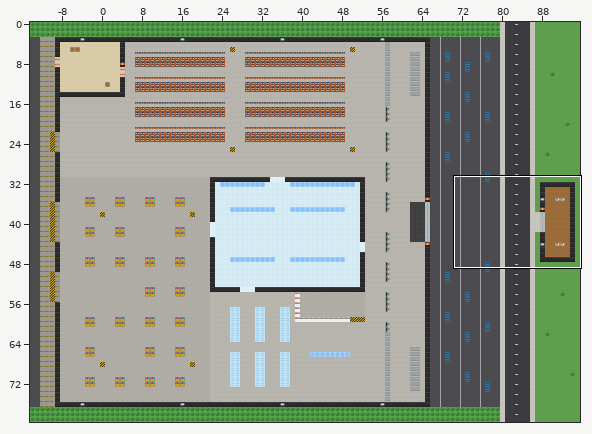
A Tiled map (JSON) gets an edit: maps/kespro.tmj. Above, an overview of the earlier version with the close-up marked.
Close-up. First the earlier version:
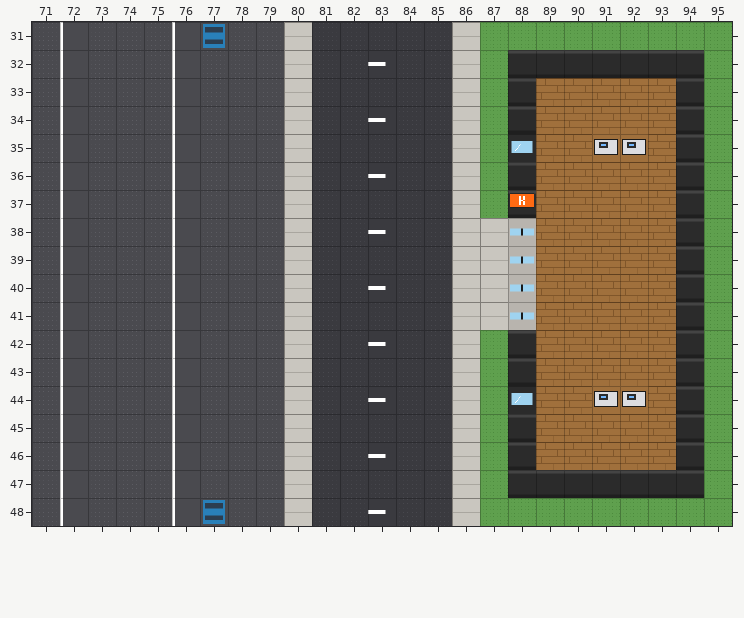
Cells are 32x32 px. Shown: x 71..95, y 31..48. The commit also changed other parts of the map, which this record leaves out. The old version is drawn lined up with the new one.
Once edited:
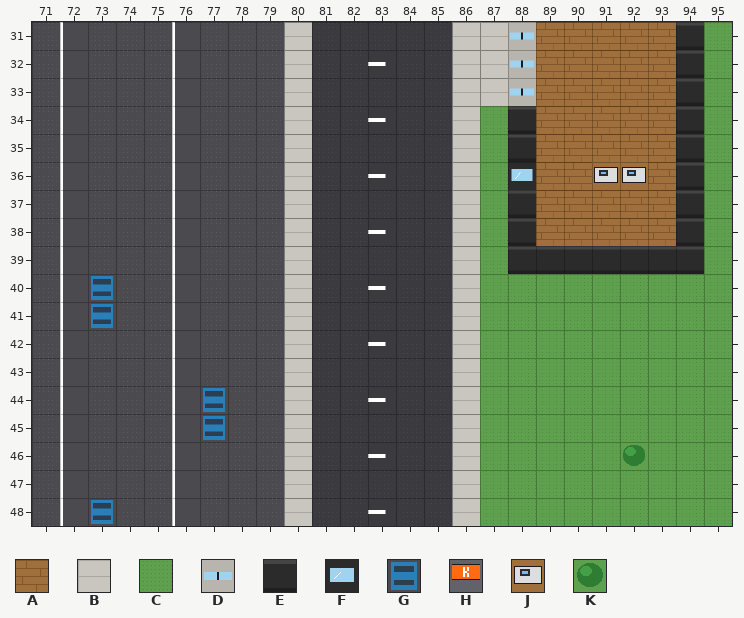
Key: from "kespro_tiles": A 4 "floor_office", B 7 "sidewalk", C 11 "grass", D 14 "door", E 16 "wall", F 17 "wall_window", G 26 "car", H 28 "sign", J 30 "office_desk", K 31 "tree".
_ is an empty cell, # one hidden under a higher layer.
Diff:
{"change": "map size 120x80 -> 96x64 cells (old content now starts at -24,0; both pictures use the new coordinates)"}
{"where": "layer \"ground\""}
{"y":31,"x":87,"old":"CCCCCCC","new":"BDAAAAA"}
{"y":32,"x":87,"old":"C######","new":"BDAAAAA"}
{"y":33,"x":87,"old":"C#","new":"BD"}
{"y":38,"x":87,"old":"BD","new":"C#"}
{"y":39,"x":87,"old":"BDAAAAA","new":"C######"}
{"y":40,"x":87,"old":"BDAAAAA","new":"CCCCCCC"}
{"y":41,"x":87,"old":"BDAAAAA","new":"CCCCCCC"}
{"y":42,"x":89,"old":"AAAAA","new":"CCCCC"}
{"y":43,"x":89,"old":"AAAAA","new":"CCCCC"}
{"y":44,"x":89,"old":"AA##A","new":"CCCCC"}
{"y":45,"x":89,"old":"AAAAA","new":"CCCCC"}
{"y":46,"x":89,"old":"AAAAA","new":"CCC#C"}
{"where": "layer \"walls\""}
{"y":31,"x":77,"old":"G","new":"_"}
{"y":31,"x":94,"old":"_","new":"E"}
{"y":32,"x":88,"old":"EEEEEE","new":"______"}
{"y":33,"x":88,"old":"E","new":"_"}
{"y":35,"x":88,"old":"F","new":"E"}
{"y":35,"x":91,"old":"JJ","new":"__"}
{"y":36,"x":88,"old":"E","new":"F"}
{"y":36,"x":91,"old":"__","new":"JJ"}
{"y":38,"x":88,"old":"_","new":"E"}
{"y":39,"x":88,"old":"______","new":"EEEEEE"}
{"y":40,"x":73,"old":"_","new":"G"}
{"y":40,"x":94,"old":"E","new":"_"}
{"y":41,"x":73,"old":"_","new":"G"}
{"y":41,"x":94,"old":"E","new":"_"}
{"y":42,"x":88,"old":"E","new":"_"}
{"y":42,"x":94,"old":"E","new":"_"}
{"y":43,"x":88,"old":"E","new":"_"}
{"y":43,"x":94,"old":"E","new":"_"}
{"y":44,"x":77,"old":"_","new":"G"}
{"y":44,"x":88,"old":"F","new":"_"}
{"y":44,"x":91,"old":"JJ","new":"__"}
{"y":44,"x":94,"old":"E","new":"_"}
{"y":45,"x":77,"old":"_","new":"G"}
{"y":45,"x":88,"old":"E","new":"_"}
{"y":45,"x":94,"old":"E","new":"_"}
{"y":46,"x":88,"old":"E","new":"_"}
{"y":46,"x":92,"old":"_","new":"K"}
{"y":46,"x":94,"old":"E","new":"_"}
{"y":47,"x":88,"old":"EEEEEEE","new":"_______"}
{"y":48,"x":73,"old":"_","new":"G"}
{"y":48,"x":77,"old":"G","new":"_"}
{"where": "layer \"above\""}
{"y":37,"x":88,"old":"H","new":"_"}
{"label":"removed","picture_box":[203,23,225,50]}
{"label":"changed","picture_box":[480,22,704,106]}
{"label":"changed","picture_box":[480,134,704,498]}
{"label":"added","picture_box":[91,275,113,330]}
{"label":"added","picture_box":[203,387,225,442]}
{"label":"added","picture_box":[91,499,113,526]}
{"label":"removed","picture_box":[203,499,225,526]}
